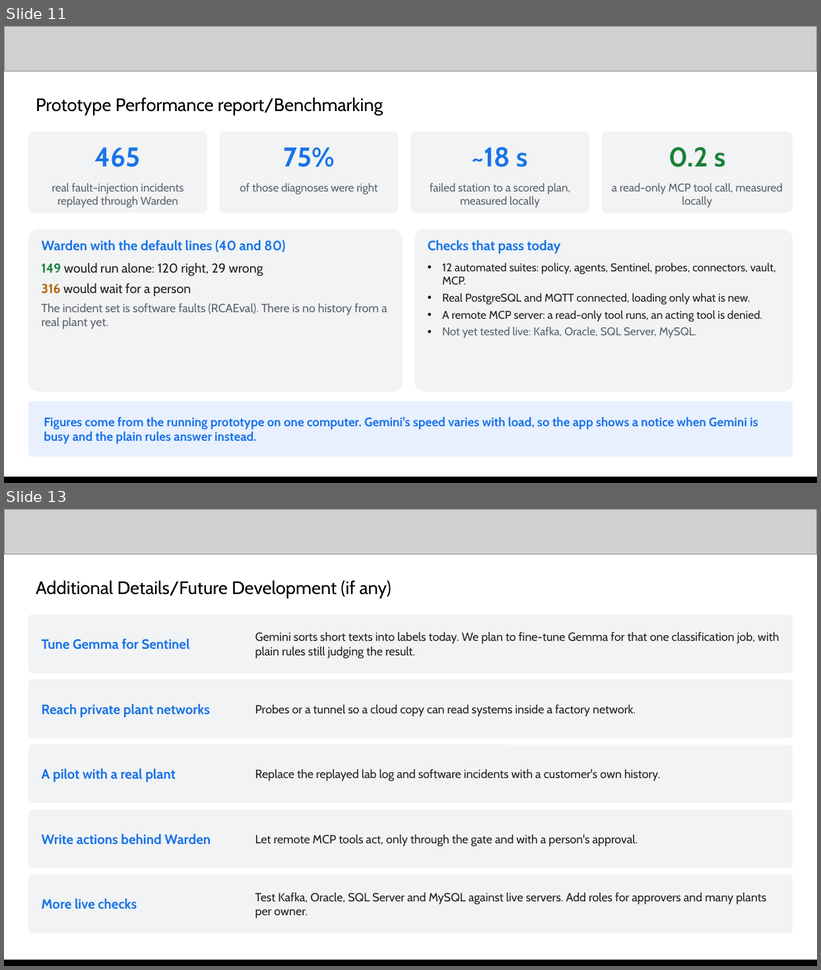
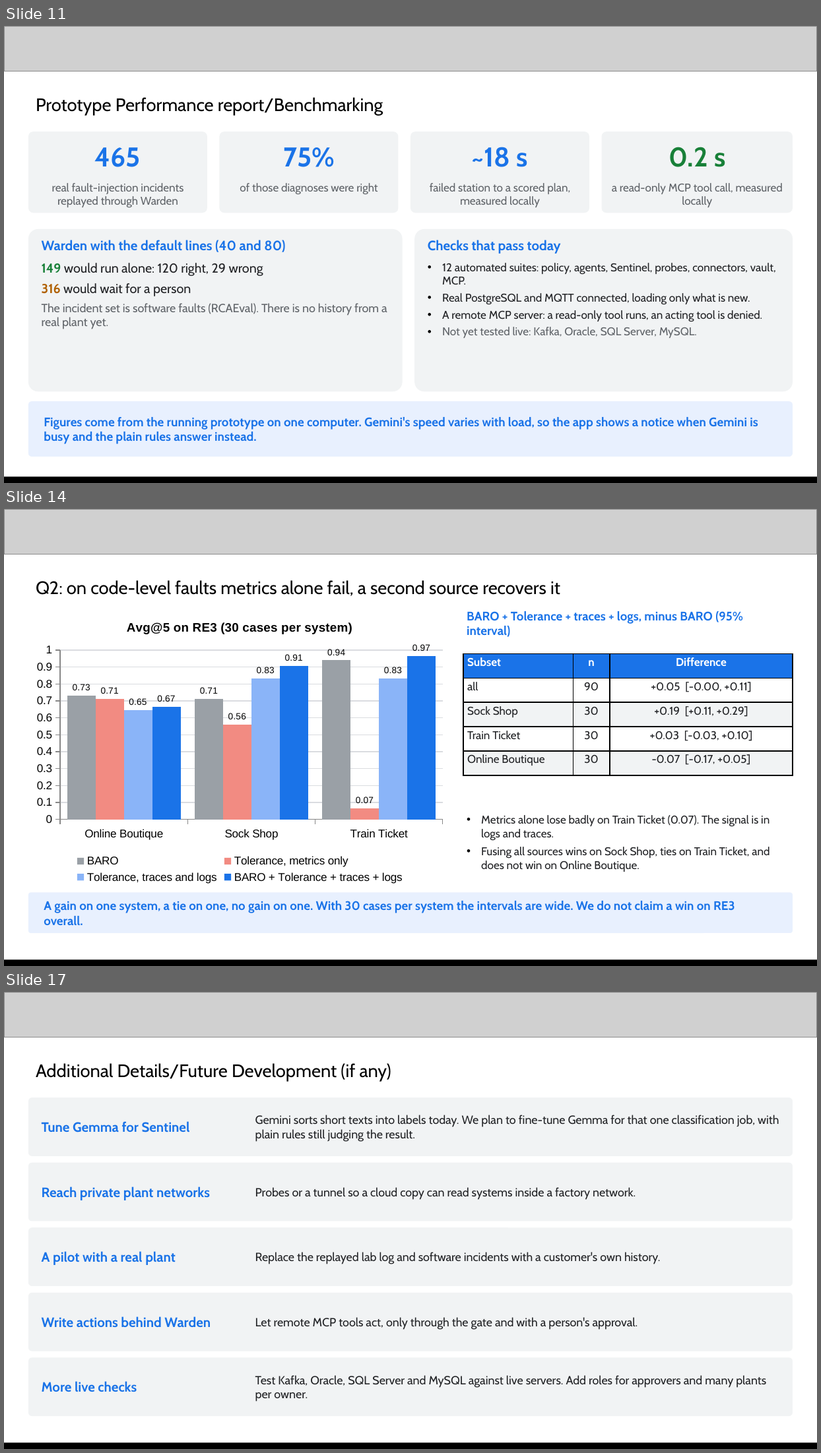
Before and after one commit to shreyash-sharma/tolerance, a slide deck: submission/Tolerance - AI Builder Cup submission.pptx. Shown one above the other, each under a label of ours: slides 11 and 13 before the commit, slides 11, 14 and 17 after it; the slides between them are not shown. The pictures are 821x970 and 821x1453 pixels, drawn with LibreOffice and Linux fonts; fonts in the diff are those of the drawing; grey boxes stand for pictures. Boxes give left, top, right and bottom in pixels: in the first picture for what was removed or moved away, otherwise in the second. Text is boxed around its words. In the diff, an @@ line names an element or a change of style, - is before the commit and + after.

```diff
--- a/submission/Tolerance - AI Builder Cup submission.pptx
+++ b/submission/Tolerance - AI Builder Cup submission.pptx
@@ slide 14 added at (4,509,817,966), background #FFFFFF @@
@@ picture added at (4,509,817,554) @@
@@ text added at (36,580,560,596), 16 pt, text #000000 @@
+Q2: on code-level faults metrics alone fail, a second source recovers it
@@ column chart added at (28,607,451,887) @@
+title "Avg@5 on RE3 (30 cases per system)"
+categories: Online Boutique, Sock Shop, Train Ticket
+BARO: 0.73, 0.71, 0.94
+Tolerance, metrics only: 0.71, 0.56, 0.07
+Tolerance, traces and logs: 0.65, 0.83, 0.83
+BARO + Tolerance + traces + logs: 0.67, 0.91, 0.97
@@ text added at (467,611,743,637), 11 pt, text #1A73E8, bold @@
+BARO + Tolerance + traces + logs, minus BARO (95% interval)
@@ table added at (463,654,793,776), 5 rows, 3 columns @@
+Subset | n | Difference
+all | 90 | +0.05 [-0.00, +0.11]
+Sock Shop | 30 | +0.19 [+0.11, +0.29]
+Train Ticket | 30 | +0.03 [-0.03, +0.10]
+Online Boutique | 30 | -0.07 [-0.17, +0.05]
@@ text added at (481,815,770,872), 10 pt, text #202124 @@
+• Metrics alone lose badly on Train Ticket (0.07). The signal is in logs and traces.
+• Fusing all sources wins on Sock Shop, ties on Train Ticket, and does not win on Online Boutique.
@@ rounded rectangle added at (28,893,793,933), fill #E8F0FE @@
@@ text added at (44,901,735,925), 11 pt, text #1A73E8, bold @@
+A gain on one system, a tie on one, no gain on one. With 30 cases per system the intervals are wide. We do not claim a win on RE3 overall.
@@ picture added at (4,962,817,966) @@
@@ rectangle added at (4,960,817,966), fill #000000 @@
@@ what was slide 13 is now slide 17 @@
```
Also in this commit, not shown: 1 slide changed, 3 other slides added, 6 other files.
